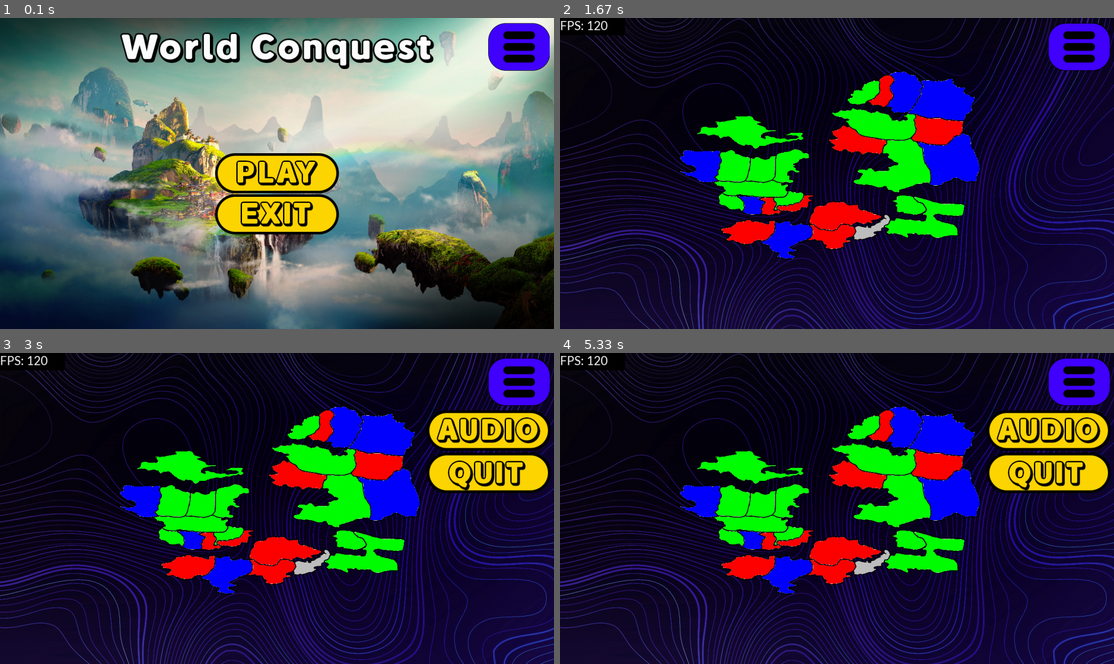
Above: before the commit, frames 1-4 (two rows, left to right).
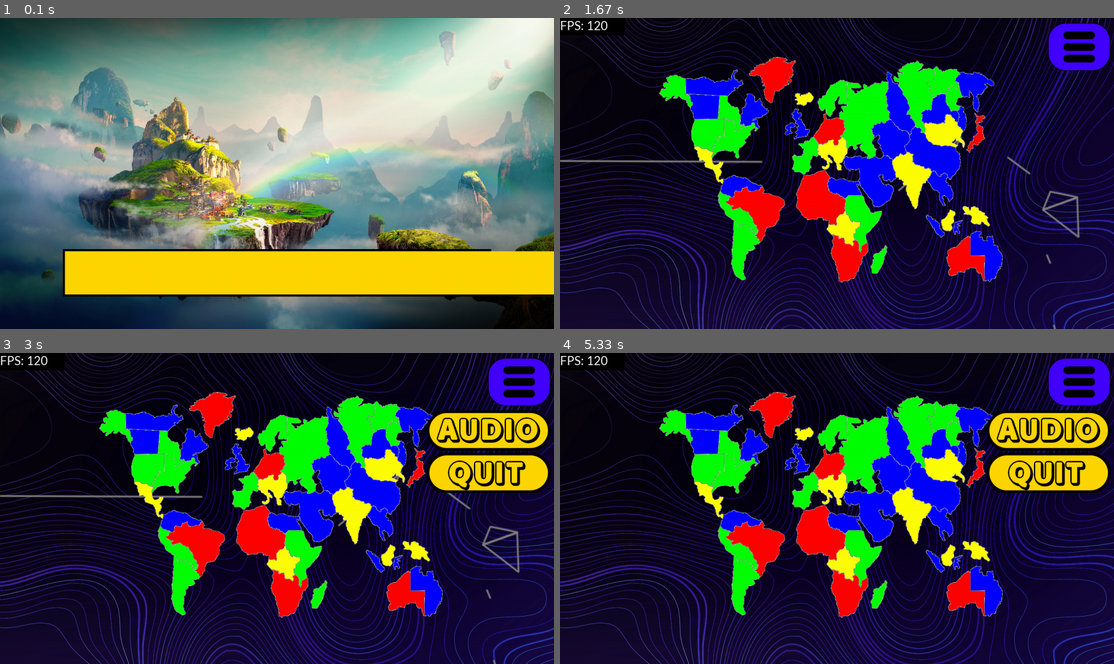
Above: after the commit, the same moments.

Repository: SWE2024/project-pygame
Game: pygame game, started from main.py
The game is run twice, just before and just after one commit, with the same random seed, the same clock (stepped at 60 frames per second) and the same inputs.
Inputs (mouse positions are in pixels of both pictures, inside the frame that each line leads up to):
- Up to frame 1 (0.1 s): no input
- Up to frame 2 (1.67 s): click (837, 173) at 0.38 s; click (914, 198) at 0.72 s; click (859, 210) at 1.05 s
- Up to frame 3 (3 s): click (520, 384) at 1.95 s; click (481, 614) at 2.52 s
- Up to frame 4 (5.33 s): click (1041, 430) at 3.98 s; click (914, 548) at 4.32 s; tap F at 5.17 s

The runs differ from the first frame. In frame 1, 24% of the frame differs, in the area x 11-100%, y 1-90%; in frame 2, 23%; in frame 3, 23%; in frame 4, 23%.

Commit message:
finished map2

Diff:
--- a/main.py
+++ b/main.py
@@ -64,6 +64,7 @@
     RED = pygame.color.Color(255, 0, 0, 255)
     GREEN = pygame.color.Color(0, 255, 0, 255)
     BLUE = pygame.color.Color(0, 0, 255, 255)
+    YELLOW = pygame.color.Color(255, 255, 0, 255)
 
 class Country:
     id = 0
@@ -169,6 +170,8 @@
 x = 0
 def update_progress_bar():
     global x
+    if x == 1:
+        return
     pygame.draw.rect(screen, (255, 215, 0, 255), pygame.Rect(150, display_height * 0.75, (display_width * x) - 300, 100))
     pygame.display.flip()
     x += (1 / 29)
@@ -177,7 +180,6 @@
 icon = pygame.image.load(current_path + '/assets/imgIco.png').convert_alpha()
 pygame.display.set_caption('World Conquest')
 pygame.display.set_icon(icon)
-update_progress_bar()
 
 imgLogo = pygame.image.load(current_path + '/assets/imgLogo.png').convert_alpha()
 imgBackground = pygame.transform.scale(pygame.image.load(current_path + '/assets/imgBackground.jpg').convert(), (display_width, display_height))
@@ -186,7 +188,6 @@
 current_ocean = None
 screen.blit(imgBackground, (0, 0))
 pygame.draw.rect(screen, (0, 0, 0, 255), pygame.Rect(145, display_height * 0.75 - 5, display_width - 290, 110)) # loading bar
-update_progress_bar()
 
 btnPlay = pygame.image.load(current_path + '/assets/buttons/btnPlay.png').convert_alpha()
 btnPlayHover = pygame.image.load(current_path + '/assets/buttons/btnPlayHover.png').convert_alpha()
@@ -202,7 +203,6 @@
 btnQuitHover = pygame.image.load(current_path + '/assets/buttons/btnQuitHover.png').convert_alpha()
 sfxPlay = pygame.mixer.Sound(current_path + '/assets/music/musicPlay.mp3') # play effect with sfxPlay.play()
 sfxConquer = pygame.mixer.Sound(current_path + '/assets/music/musicConquer.mp3') # play effect with sfxConquer.play()
-update_progress_bar()
 
 list_of_colours = [item.value for item in Colour]
 list_of_countries = []
@@ -212,55 +212,70 @@
 player1 = Player(0, 'user1', Colour.RED)
 player2 = Player(1, 'user2', Colour.GREEN)
 player3 = Player(2, 'user3', Colour.BLUE)
+player4 = Player(3, 'user4', Colour.YELLOW)
 list_of_players.append(player1)
 list_of_players.append(player2)
 list_of_players.append(player3)
+list_of_players.append(player4)
 current_player = list_of_players[0]
 
 def switch_player():
     global current_player
-    index = list_of_players.index(current_player) + 1
-
-    if index == len(list_of_players):
+    next_index = list_of_players.index(current_player) + 1
+
+    if next_index == len(list_of_players):
         return list_of_players[0]
-    return list_of_players[index]
+    else:
+        return list_of_players[next_index]
 
 # adding all countries
-for i in range(1, len(os.listdir(current_path + '/assets/countries/')) + 1):
+map_number = 1 # get the user to choose this number in a later revision (you can currently choose between 1 and 2)
+connections = None
+for i in range(0, len(os.listdir(current_path + f'/assets/countries/map{map_number}/'))):
+    if i == 0:
+        connections = pygame.image.load(current_path + f'/assets/countries/map{map_number}/connections.png').convert_alpha()
+        continue
     country_no = f"{i}"
-    country = Country(country_no, f"killzone #{country_no}", pygame.image.load(current_path + f'/assets/countries/country{country_no}.png').convert_alpha(), None)
+    country = Country(country_no, f"killzone #{country_no}", pygame.image.load(current_path + f'/assets/countries/map{map_number}/country{country_no}.png').convert_alpha(), None)
     list_of_countries.append(country)
     update_progress_bar()
 
-graph1 = {
-    list_of_countries[0]: [list_of_countries[1], list_of_countries[2], list_of_countries[3], list_of_countries[4]],
-    list_of_countries[1]: [list_of_countries[0], list_of_countries[2], list_of_countries[5]],
-    list_of_countries[2]: [list_of_countries[0], list_of_countries[1], list_of_countries[3], list_of_countries[5]],
-    list_of_countries[3]: [list_of_countries[0], list_of_countries[2], list_of_countries[3], list_of_countries[4],list_of_countries[5]],
-    list_of_countries[4]: [list_of_countries[0], list_of_countries[3], list_of_countries[5]],
-    list_of_countries[5]: [list_of_countries[1], list_of_countries[2], list_of_countries[3], list_of_countries[4],list_of_countries[6], list_of_countries[7], list_of_countries[8], list_of_countries[9]],
-    list_of_countries[6]: [list_of_countries[5], list_of_countries[7]],
-    list_of_countries[7]: [list_of_countries[5], list_of_countries[6], list_of_countries[8]],
-    list_of_countries[8]: [list_of_countries[5], list_of_countries[7], list_of_countries[9], list_of_countries[10]],
-    list_of_countries[9]: [list_of_countries[5], list_of_countries[8], list_of_countries[10]],
-    list_of_countries[10]: [list_of_countries[8], list_of_countries[9]],
-    list_of_countries[11]: [list_of_countries[12]],
-    list_of_countries[12]: [list_of_countries[11], list_of_countries[13]],
-    list_of_countries[13]: [list_of_countries[12], list_of_countries[14], list_of_countries[15]],
-    list_of_countries[14]: [list_of_countries[13], list_of_countries[15], list_of_countries[16]],
-    list_of_countries[15]: [list_of_countries[13], list_of_countries[16], list_of_countries[17], list_of_countries[18]],
-    list_of_countries[16]: [list_of_countries[14], list_of_countries[15], list_of_countries[18], list_of_countries[19]],
-    list_of_countries[17]: [list_of_countries[15], list_of_countries[18]],
-    list_of_countries[18]: [list_of_countries[15], list_of_countries[16], list_of_countries[17], list_of_countries[19]],
-    list_of_countries[19]: [list_of_countries[16], list_of_countries[18]],
-    list_of_countries[20]: [list_of_countries[21]],
-    list_of_countries[21]: [list_of_countries[20], list_of_countries[22]],
-    list_of_countries[22]: [list_of_countries[21], list_of_countries[23], list_of_countries[24]],
-    list_of_countries[23]: [list_of_countries[22], list_of_countries[24], list_of_countries[26]],
-    list_of_countries[24]: [list_of_countries[22], list_of_countries[23]],
-    list_of_countries[25]: [list_of_countries[26]],
-    list_of_countries[26]: [list_of_countries[23], list_of_countries[25]],
-}
+graph = {}
+match map_number:
+    case 1:
+        graph = {
+            #finish
+        }
+    case 2:
+        graph = {
+            list_of_countries[0]: [list_of_countries[1], list_of_countries[2], list_of_countries[3], list_of_countries[4]],
+            list_of_countries[1]: [list_of_countries[0], list_of_countries[2], list_of_countries[5]],
+            list_of_countries[2]: [list_of_countries[0], list_of_countries[1], list_of_countries[3], list_of_countries[5]],
+            list_of_countries[3]: [list_of_countries[0], list_of_countries[2], list_of_countries[4], list_of_countries[5]],
+            list_of_countries[4]: [list_of_countries[0], list_of_countries[3], list_of_countries[5], list_of_countries[17]],
+            list_of_countries[5]: [list_of_countries[1], list_of_countries[2], list_of_countries[3], list_of_countries[4], list_of_countries[6], list_of_countries[7], list_of_countries[8], list_of_countries[9]],
+            list_of_countries[6]: [list_of_countries[5], list_of_countries[7]],
+            list_of_countries[7]: [list_of_countries[5], list_of_countries[6], list_of_countries[8], list_of_countries[20]],
+            list_of_countries[8]: [list_of_countries[5], list_of_countries[7], list_of_countries[9], list_of_countries[10]],
+            list_of_countries[9]: [list_of_countries[5], list_of_countries[8], list_of_countries[10]],
+            list_of_countries[10]: [list_of_countries[8], list_of_countries[9], list_of_countries[24]],
+            list_of_countries[11]: [list_of_countries[12]],
+            list_of_countries[12]: [list_of_countries[11], list_of_countries[13]],
+            list_of_countries[13]: [list_of_countries[12], list_of_countries[14], list_of_countries[15]],
+            list_of_countries[14]: [list_of_countries[13], list_of_countries[15], list_of_countries[16]],
+            list_of_countries[15]: [list_of_countries[13], list_of_countries[14], list_of_countries[16], list_of_countries[17], list_of_countries[18]],
+            list_of_countries[16]: [list_of_countries[14], list_of_countries[15], list_of_countries[18], list_of_countries[19]],
+            list_of_countries[17]: [list_of_countries[4], list_of_countries[15], list_of_countries[18]],
+            list_of_countries[18]: [list_of_countries[15], list_of_countries[16], list_of_countries[17], list_of_countries[19], list_of_countries[24]],
+            list_of_countries[19]: [list_of_countries[16], list_of_countries[18], list_of_countries[26]],
+            list_of_countries[20]: [list_of_countries[7], list_of_countries[21]],
+            list_of_countries[21]: [list_of_countries[20], list_of_countries[22]],
+            list_of_countries[22]: [list_of_countries[21], list_of_countries[23], list_of_countries[24]],
+            list_of_countries[23]: [list_of_countries[22], list_of_countries[24], list_of_countries[26]],
+            list_of_countries[24]: [list_of_countries[10], list_of_countries[18], list_of_countries[22], list_of_countries[23]],
+            list_of_countries[25]: [list_of_countries[26]],
+            list_of_countries[26]: [list_of_countries[19], list_of_countries[23], list_of_countries[25]],
+        }
 
 stack = []
 
@@ -469,6 +484,7 @@
         """
         screen.fill('black')
         screen.blit(imgOcean, (0, 0))
+        screen.blit(connections, (0, 0))
 
         width, height = screen.get_width(), screen.get_height()
 
@@ -504,60 +520,52 @@
                     the exact same thing
                     """
                     width, height = screen.get_width(), screen.get_height()
-                    try:
-                        for country in list_of_countries:
-                            if country.get_mask().get_at((event.pos[0], event.pos[1])):
-                                if country.get_owner() == current_player: # if an owned country has been clicked
-                                    if len(stack) > 0: # stack contains previously clicked country, if any
-                                        for neighbour in graph1.get(stack[-1]):
-                                            neighbour.set_colour(Colour.HIGHLIGHTED, neighbour.get_colour(), width, height)
+                    for country in list_of_countries:
+                        if country.get_mask().get_at((event.pos[0], event.pos[1])):
+                            try:
+                                if stack[-1] == country:
+                                    # clicked the same country
+                                    for neighbour in graph[country]:
+                                        neighbour.set_colour(Colour.HIGHLIGHTED, neighbour.get_colour(), width, height)
+                                        screen.blit(neighbour.get_image(), (0, 0))
+                                    stack.clear() # unhighlights all areas if owned area clicked twice
+
+                                elif (country.get_colour() != current_player.get_colour()) and (country in graph.get(stack[-1])):
+                                    # attacking a country
+                                    sfxConquer.play()
+                                    country.set_owner(current_player)
+                                    country.set_colour(Colour.HIGHLIGHTED, current_player.get_colour(), width, height)
+                                    for neighbour in graph[stack[-1]]:
+                                        neighbour.set_colour(Colour.HIGHLIGHTED, neighbour.get_colour(), width, height)
+                                        screen.blit(neighbour.get_image(), (0, 0))
+                                    current_player = switch_player()
+                                    stack.clear() # unhighlights all areas if owned area clicked twice
+
+                                elif (stack[-1].get_owner() == current_player) and (country not in graph.get(stack[-1])):
+                                    # switching between unconnected countries
+                                    for neighbour in graph[stack[-1]]:
+                                        neighbour.set_colour(Colour.HIGHLIGHTED, neighbour.get_colour(), width, height)
+                                        screen.blit(neighbour.get_image(), (0, 0))
+                                    for neighbour in graph[country]:
+                                        neighbour.set_colour(neighbour.get_colour(), Colour.HIGHLIGHTED, width, height)
+                                        screen.blit(neighbour.get_image(), (0, 0))
+                                    stack.append(country)
+
+                                else:
+                                    pass
+
+                            except IndexError:
+                                # nothing is already selected
+                                if country.get_colour() == current_player.get_colour():
+                                    for neighbour in graph[country]:
+                                        if neighbour.get_colour() != current_player.get_colour():
+                                            neighbour.set_colour(neighbour.get_colour(), Colour.HIGHLIGHTED, width, height)
                                             screen.blit(neighbour.get_image(), (0, 0))
-                                        stack.clear() # unhighlights all areas if owned area clicked twice
-
-                                    else:
-                                        current_colour = country.get_colour()
-                                        country.set_selected()
-
-                                        if current_colour == current_player.get_colour():
-                                            if country in stack:
-                                                for neighbour in graph1.get(country):
-                                                    neighbour.set_colour(Colour.HIGHLIGHTED, neighbour.get_colour(), width, height)
-                                                    screen.blit(neighbour.get_image(), (0, 0))
-                                                stack.pop()
-
-                                            else:
-                                                stack.clear()
-                                                stack.append(country)
-                                                for neighbour in graph1.get(country):
-                                                    if neighbour.get_colour() == current_player.get_colour():
-                                                        continue
-                                                    else:
-                                                        neighbour.set_colour(neighbour.get_colour(), Colour.HIGHLIGHTED, width, height)
-                                                        screen.blit(neighbour.get_image(), (0, 0))
-
-                                else:
-                                    # country was available to take and has been clicked
-                                    if country in graph1.get(stack[-1]):
-                                        # country has been taken
-                                        sfxConquer.play()
-                                        country.set_colour(Colour.HIGHLIGHTED, current_player.get_colour(), width, height)
-                                        screen.blit(country.get_image(), (0, 0))
-
-                                        for neighbour in graph1.get(stack[-1]):
-                                            neighbour.set_colour(Colour.HIGHLIGHTED, neighbour.get_colour(), width, height)
-                                            screen.blit(neighbour.get_image(), (0, 0))
-
-                                        # turn is over, switch player
-                                        country.set_owner(current_player)
-                                        current_player = switch_player()
-
-                    except IndexError:
-                        print('exception occured, safe to ignore')
-                        pass # ignore the exception :skull: :skull:
+                                    stack.append(country)
 
                     if areaSettingsBtn.collidepoint(event.pos):
-                            self.current_page = self.game_settings
-                            return
+                        self.current_page = self.game_settings
+                        return
 
                 if event.type == pygame.KEYDOWN:
                     if event.key == self.fullscreen_key:
Binary file added: assets/buttons/btnBattle.png
Binary file added: assets/buttons/btnBattleHover.png
Binary file added: assets/buttons/btnWorld1.png
Binary file added: assets/buttons/btnWorld2.png
Binary file removed: assets/countries/country1.png
Binary file removed: assets/countries/country10.png
Binary file removed: assets/countries/country11.png
Binary file removed: assets/countries/country12.png
Binary file removed: assets/countries/country13.png
Binary file removed: assets/countries/country14.png
Binary file removed: assets/countries/country15.png
Binary file removed: assets/countries/country16.png
(and 94 more such lines)
